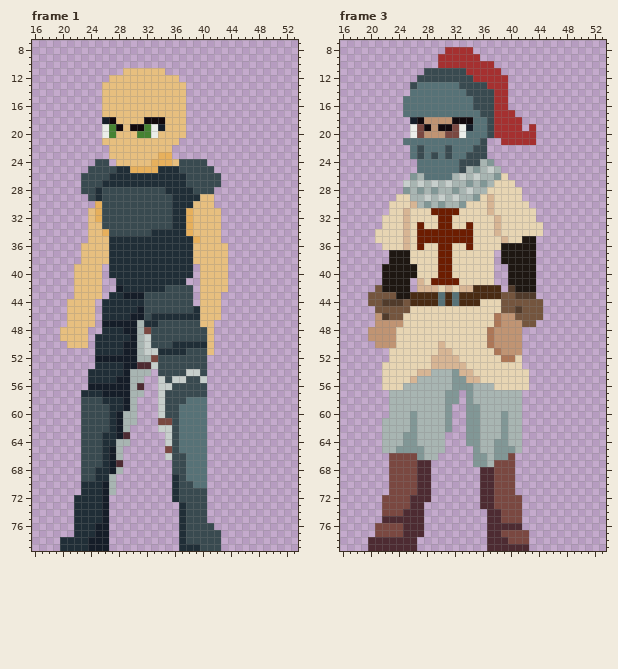
Pixel-art file: Images/AsepriteICON/Character.aseprite. Above: the version before the commit.
64x80 pixels, 4 frames. Shown: frame 1: x 16..53, y 7..79; frame 3: x 16..53, y 7..79. The commit also changed other frames, which this record leaves out.
And afterwards:
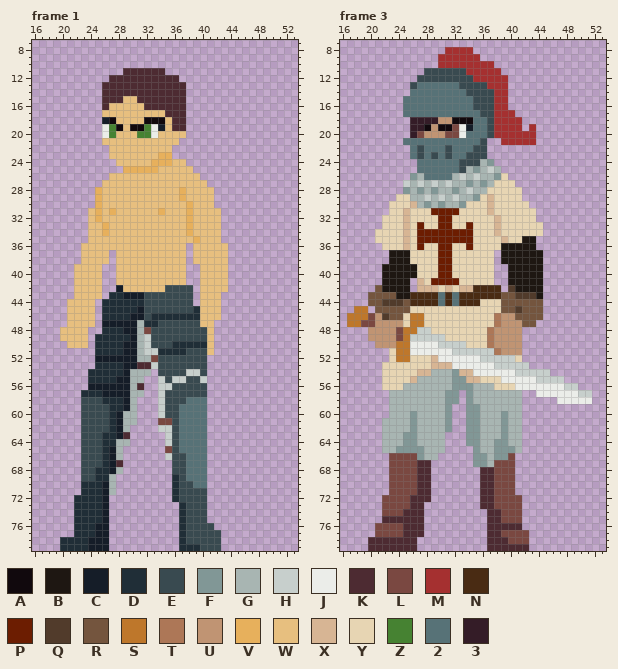
Palette (. is transparent): A #11090d  B #1e1712  C #151d28  D #202e37  E #394a50  F #819796  G #a8b5b2  H #c7cfcc  J #ebede9  K #4d2b32  L #7a4841  M #a53030  N #492b13  P #6c1d01  Q #513b2b  R #74553e  S #be772b  T #ad7757  U #c09473  V #e7b05c  W #e7bf7f  X #d7b594  Y #e7d5b3  Z #468232  2 #577277  3 #341c27
Edits made:
layer "hair" added
layer "Weapon" now shown
Frame 1, layers "hair", "Torso":
y 11: x 29..34 WWWWWW -> KKKKKK
y 12: x 27..36 WWWWWWWWWW -> KKKKKKKKKK
y 13..14: x 26..37 WWWWWWWWWWWW -> KKKKKKKKKKKK
y 15: x 26..28 WWW -> KKK; x 31..37 WWWWWWW -> KKKKKKK
y 16: x 26 W -> K; x 32..37 WWWWWW -> KKKKKK
y 17: x 35..37 WWW -> KKK
y 18..19: x 36..37 WW -> KK
y 24: x 25..26 EE -> ..; x 37..40 EEEE -> W...
y 25: x 24..29 EEEEDD -> .....V; x 34..41 DDDEEEEE -> WWWWW...
y 26: x 23..42 EEEEDDDDDDDDDDDEEEEE -> ....WWWWWWWWWWWWW...
y 27: x 23..42 EEEDDDDDDDDDDDDEEEEE -> ...WWWWWWWWWWWWWWW..
y 28: x 23..41 EEDEEEEEEEEEDDDDEEE -> ..VWWWWWWWWWWWVWWWW
y 29: x 24..39 EDEEEEEEEEEEDDDD -> .VWWWWWWWWWWWVWW
y 30: x 26..38 EEEEEEEEEEDDD -> WWWWWWWWWWWWV
y 31: x 26..37 EEEEEEEEEEDD -> WVWWWWWWVWWW
y 32: x 26..37 EEEEEEEEEEDD -> WWWWWWWWWWWW
y 33: x 26..37 EEEEEEEEEEDD -> VWWWWWWWWWWW
y 34: x 27..37 EEEEEEDDDDD -> WWWWWWWWWWW
y 35: x 27..38 DDDDDDDDDDDD -> WWWWWWWWWWWW
y 36: x 27..38 DDDDDDDDDDDD -> WWWWWWWWWWW.
y 37..40: x 27..38 DDDDDDDDDDDD -> .WWWWWWWWWW.
y 41: x 28..37 DDDDDDDDDD -> WWWWWWWWWW
y 42: x 29..34 DDDDDD -> WWWWWW
Frame 3, layers "Weapon", "hair", "Torso":
y 18: x 26..29 CAUU -> 3333
y 19: x 26..27 JL -> 33
y 20: x 26 J -> 3
y 37..43: x 44 . -> B
y 45: x 18..19 .. -> SS
y 46: x 17..20 .... -> SSSL; x 26..27 YY -> SS
y 47: x 17..20 .... -> SSLL; x 26..27 YY -> SS
y 48: x 24..28 YYYYY -> LSSHH
y 49: x 24..30 YYYYYYY -> LSHHHHH
y 50: x 24..33 YYYYYYXYYY -> SSJJJJHHHH
y 51: x 24..37 YYYYYYXXYYYYYY -> SSJJJJJJHHHHHH
y 52: x 24..25 YY -> SS; x 30..40 XXXYYYYYYTT -> JJJJJJHHHHH
y 53: x 32..42 XXYYYYYYYY. -> JJJJJJHHHHH
y 54: x 35..45 YYYYYYYY... -> JJJJJJHHHHH
y 55: x 39..47 YYYY..... -> JJJJJHHHH
y 56: x 41..49 YY....... -> JJJJJJJHH
y 57: x 44..51 ........ -> JJJJJJHH
y 58: x 47..51 ..... -> JJJJJ
Where, in picture pixels (left, top, right, bottom), the same in both pictures:
changed: (81, 68, 221, 292)
changed: (410, 117, 438, 138)
added: (536, 250, 543, 299)
changed: (347, 306, 592, 404)
